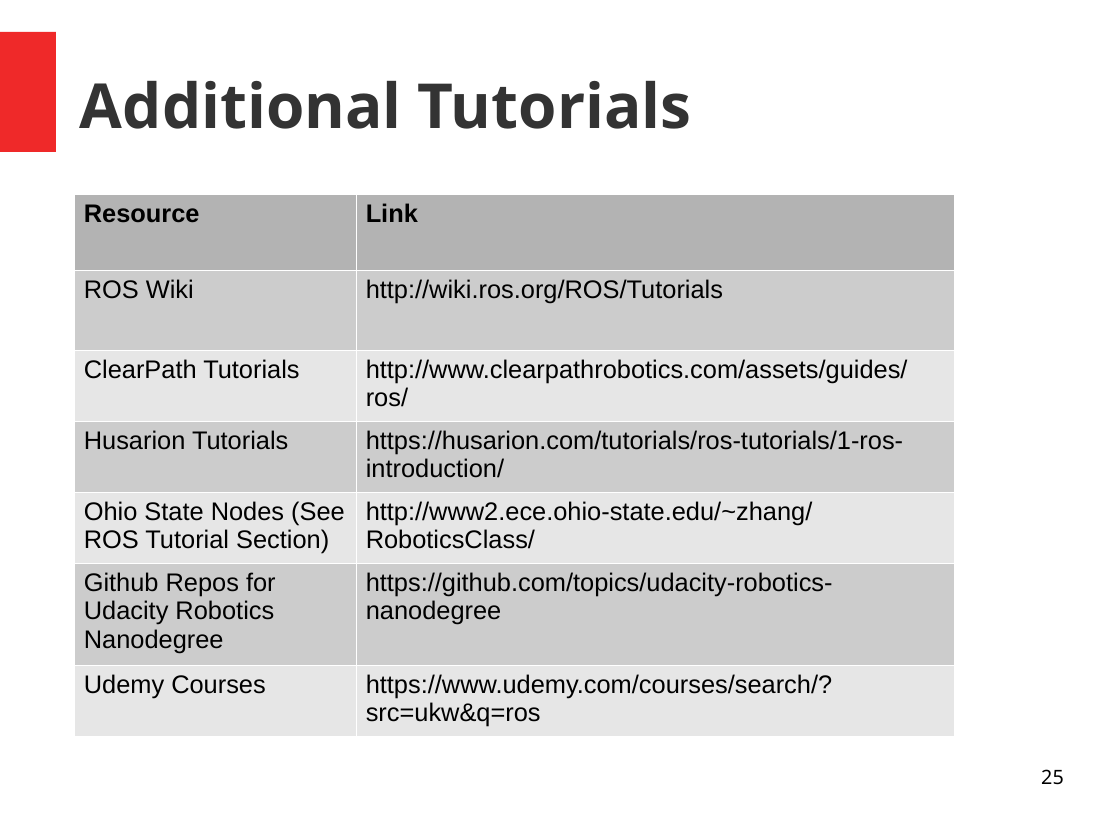
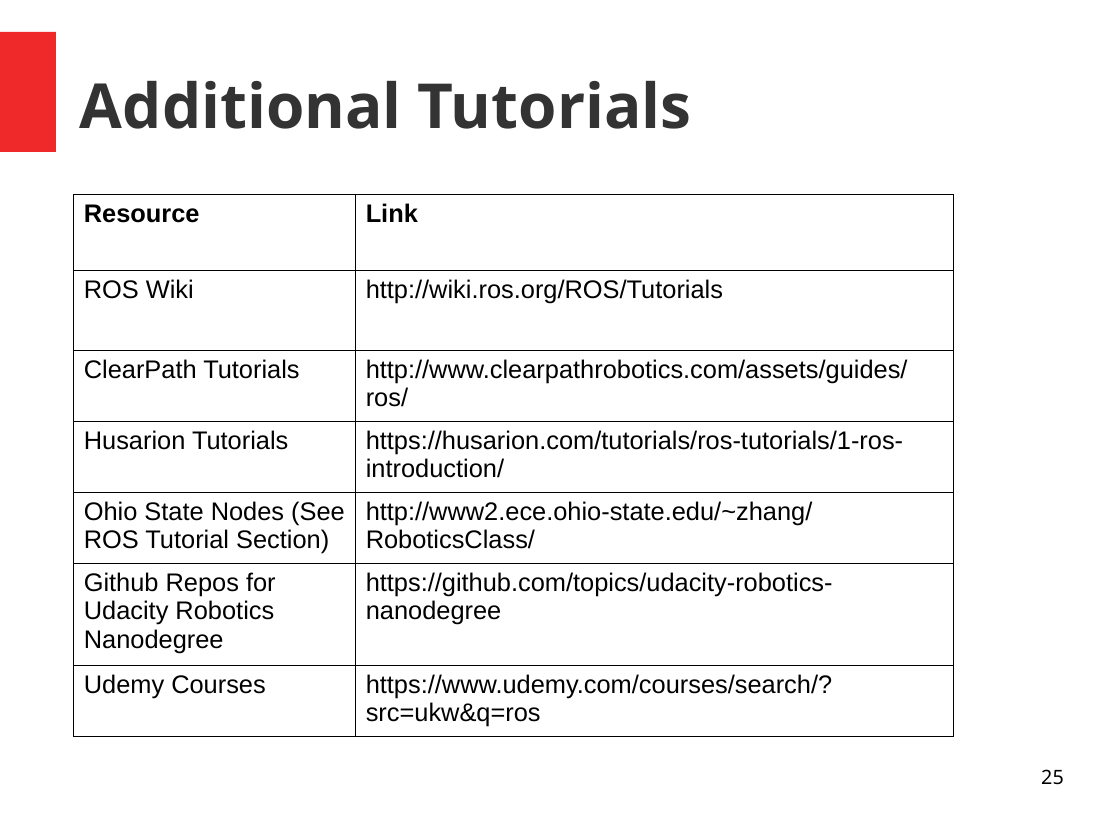
Before and after one commit to comp417-fall2019-tutorials/ros_tutorial, a slide deck: slide 25 of slides/Ros_Tutorial.odp. Drawn at 1120x840 pixels with LibreOffice and Linux fonts; fonts in the diff are those of the drawing; background and template pictures are left out. Boxes give left, top, right and bottom in pixels: in the first picture for what was removed or moved away, otherwise in the second. Text is boxed around its words. In the diff, an @@ line names an element or a change of style, - is before the commit and + after.

```diff
--- a/slides/Ros_Tutorial.odp
+++ b/slides/Ros_Tutorial.odp
@@ table at <box>74,194,955,731</box> @@
@@ fill #B3B3B3 to none in row 1 @@
@@ fill #CCCCCC to none in 6 cells @@
@@ fill #E6E6E6 to none in 6 cells @@
@@ borders changed @@
```
Also in this commit, not shown: 11 other slides changed, 1 other file.
